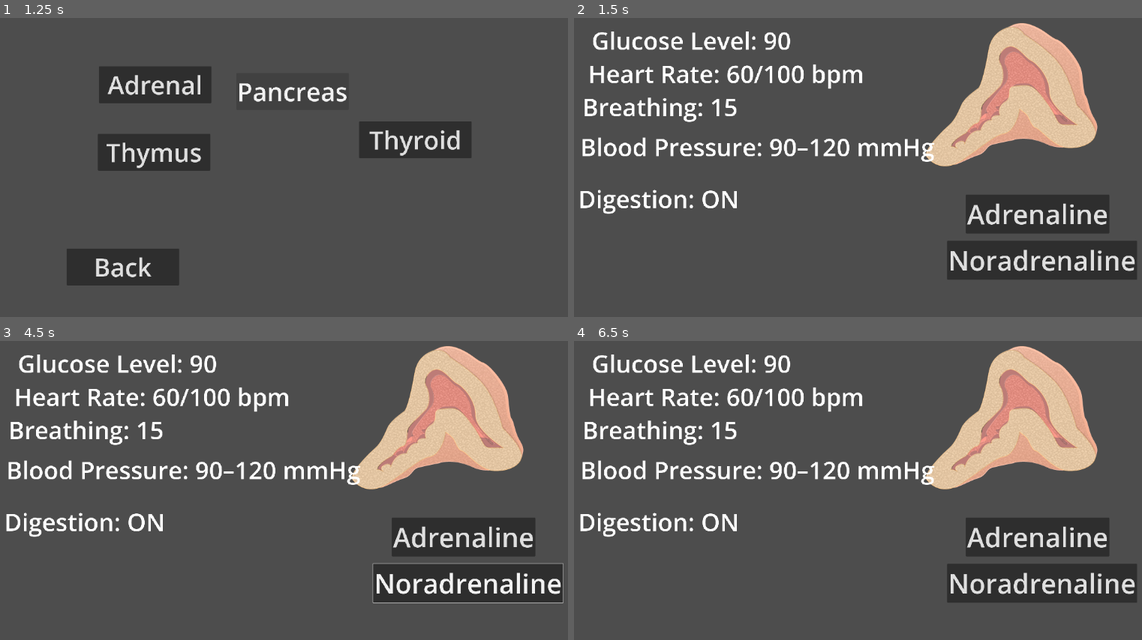
Above: before the commit, frames 1-4 (two rows, left to right).
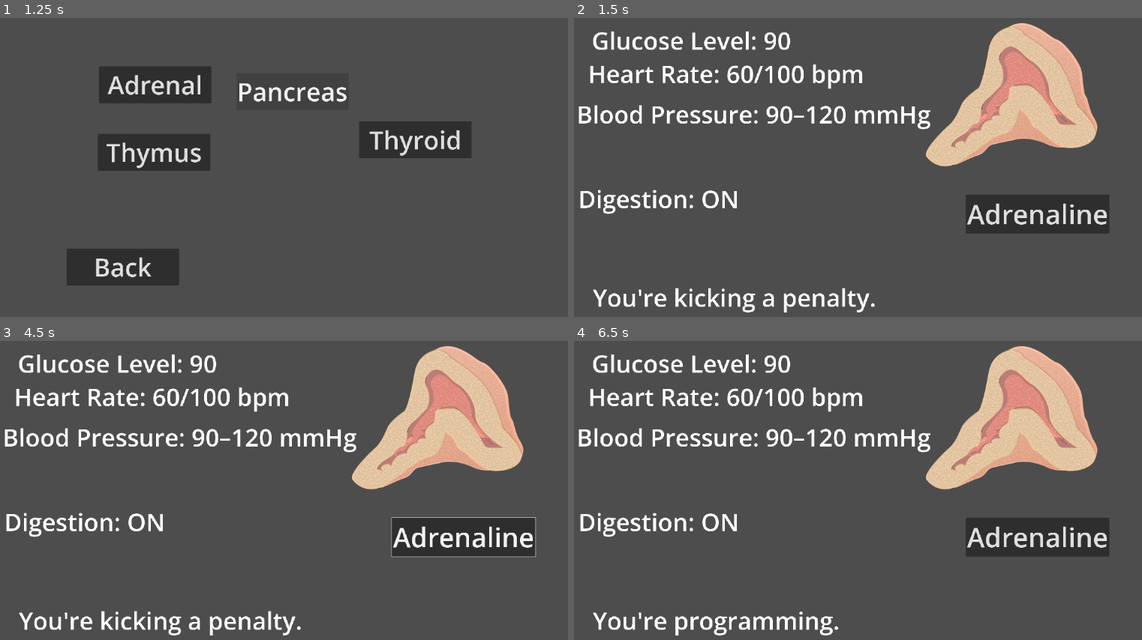
Above: after the commit, the same moments.

Repository: NileKnight1/hormonal-coordination
Game: Godot game, scene res://scenes/main_menu.tscn
Two runs of this game, one before a commit and one after it. Both use one fixed random seed, a clock stepped at 60 frames per second and the inputs below.
Inputs (mouse positions are in pixels of both pictures, inside the frame that each line leads up to):
- Up to frame 1 (1.25 s): click "Play as Gland" at 0.5 s
- Up to frame 2 (1.5 s): click "Adrenal" at 1.25 s
- Up to frame 3 (4.5 s): click "Noradrenaline" (after the commit: "Adrenaline") at 2 s; click "Adrenaline" at 2.75 s; tap Enter at 3.5 s; move the mouse to (431, 478) at 3.52 s; hold Right 3.53-4.28 s; tap Alt at 3.6 s; click (431, 478) at 3.67 s; tap Space at 4.25 s; move the mouse to (181, 511) at 4.27 s; hold Down from 4.28 s (still down); tap Shift at 4.35 s
- Up to frame 4 (6.5 s): tap Enter at 5 s; move the mouse to (931, 418) at 5.02 s; release Down at 5.03 s; hold Right 5.03-5.78 s; tap Alt at 5.1 s; tap Space at 5.75 s; move the mouse to (840, 562) at 5.77 s; hold Up from 5.78 s (still down); tap Shift at 5.85 s; click (840, 562) at 5.92 s

Frame 1 is identical in both runs. In frame 2, 8.6% of the frame differs, in the area x 0-100%, y 26-99%; in frame 3, 9.1%; in frame 4, 8.5%.

Commit message:
i added thyroid control and parathyroid controlling calcium with some affecting events, also added control for adrenaline with various events, you choose whether you secrete or not

Diff:
--- a/scenes/adrenal.tscn
+++ b/scenes/adrenal.tscn
@@ -28,16 +28,6 @@
 theme_override_font_sizes/font_size = 97
 text = "Adrenaline"
 
-[node name="noradrenaline" type="Button" parent="Control" unique_id=180406291]
-layout_mode = 0
-offset_left = 141.0
-offset_top = 134.0
-offset_right = 830.0
-offset_bottom = 275.0
-scale = Vector2(0.53, 0.53)
-theme_override_font_sizes/font_size = 97
-text = "Noradrenaline"
-
 [node name="glucose_level" type="Label" parent="Control" unique_id=712530305]
 layout_mode = 0
 offset_left = -542.00006
@@ -58,27 +48,17 @@
 theme_override_font_sizes/font_size = 80
 text = "Heart Rate: 60/100 bpm"
 
-[node name="breathing" type="Label" parent="Control" unique_id=488124717]
-layout_mode = 0
-offset_left = -560.0
-offset_top = -155.99997
-offset_right = 355.0
-offset_bottom = -45.99997
-scale = Vector2(0.58, 0.58)
-theme_override_font_sizes/font_size = 80
-text = "Breathing: 15"
-
 [node name="blood pressure" type="Label" parent="Control" unique_id=1483066446]
 layout_mode = 0
-offset_left = -564.0
-offset_top = -78.99998
-offset_right = 609.0
-offset_bottom = 31.000023
+offset_left = -571.0
+offset_top = -142.0
+offset_right = 602.0
+offset_bottom = -32.0
 scale = Vector2(0.58, 0.58)
 theme_override_font_sizes/font_size = 80
 text = "Blood Pressure: 90–120 mmHg"
 
-[node name="blood pressure2" type="Label" parent="Control" unique_id=1243480866]
+[node name="digestion" type="Label" parent="Control" unique_id=1243480866]
 layout_mode = 0
 offset_left = -568.0
 offset_top = 20.999985
@@ -88,5 +68,14 @@
 theme_override_font_sizes/font_size = 80
 text = "Digestion: ON"
 
+[node name="event" type="Label" parent="Control" unique_id=693938265]
+layout_mode = 0
+offset_left = -540.0
+offset_top = 211.00002
+offset_right = 633.0
+offset_bottom = 321.0
+scale = Vector2(0.58, 0.58)
+theme_override_font_sizes/font_size = 80
+text = "Nothing right now"
+
 [connection signal="button_down" from="Control/adrenaline" to="." method="_on_adrenaline_button_down"]
-[connection signal="button_down" from="Control/noradrenaline" to="." method="_on_adrenaline_button_down"]
--- a/scenes/thyroid.tscn
+++ b/scenes/thyroid.tscn
@@ -1,8 +1,10 @@
 [gd_scene format=3 uid="uid://cq43y62el81ft"]
 
+[ext_resource type="Script" uid="uid://vc1sp7e4l4kc" path="res://scripts/thyroid.gd" id="1_5o43r"]
 [ext_resource type="Texture2D" uid="uid://dwth37kpviqy4" path="res://assets/6-parathyroid-gland-scaled-e1587283480126-removebg-preview.png" id="1_n8mbt"]
 
 [node name="Node2D" type="Node2D" unique_id=1121657011]
+script = ExtResource("1_5o43r")
 
 [node name="6ParathyroidGlandScaledE1587283480126RemovebgPreview" type="Sprite2D" parent="." unique_id=542691179]
 position = Vector2(-3.0000153, -76)
@@ -37,7 +39,7 @@
 theme_override_font_sizes/font_size = 112
 text = "Parathormone"
 
-[node name="Label" type="Label" parent="Control" unique_id=1658676497]
+[node name="calcium_level" type="Label" parent="Control" unique_id=1658676497]
 layout_mode = 0
 offset_left = -544.99994
 offset_top = -273.0
@@ -46,3 +48,16 @@
 scale = Vector2(0.525, 0.525)
 theme_override_font_sizes/font_size = 109
 text = "Blood Ca⁺²: 9mg/dL"
+
+[node name="status" type="Label" parent="Control" unique_id=755735251]
+layout_mode = 0
+offset_left = -511.0
+offset_top = 173.0
+offset_right = 637.0
+offset_bottom = 362.0
+scale = Vector2(0.535, 0.535)
+theme_override_font_sizes/font_size = 118
+text = "Player is nothing."
+
+[connection signal="button_down" from="Control/calcitonin" to="." method="_on_calcitonin_button_down"]
+[connection signal="button_down" from="Control/parathormone" to="." method="_on_parathormone_button_down"]
--- a/scripts/adrenal.gd
+++ b/scripts/adrenal.gd
@@ -1,16 +1,63 @@
 extends Node2D
 
 
-var glucose_level = 90
+var glucose_level = 85
+var cur_event
+@onready var event = $Control/event
+
+func _ready() -> void:
+	run()
 
 
-func _ready() -> void:
-	pass # Replace with function body.
+var list1 = [
+	"A tiger is attacking you.",
+	"Earthquake is happening.",
+	"Your house is on fire.",
+	"You're being chased by a robber."
+]
 
+var list2 = [
+	"You're in final exam.",
+	"You're giving a presentaion.",
+	"You're in a boxing match.",
+	"You're kicking a penalty."
+]
 
-func _process(delta: float) -> void:
-	pass
+var list3 = [
+	"You're reading a book.",
+	"You're programming.",
+	"You're eating dinner",
+	"You're drawing."
+]
 
+var list4 = [
+	"You're sleeping.",
+	"You're having a braing surgery.",
+	"You're meditating",
+	"You're relaxing",
+
+]
+
+func death():
+	print("You're dead.")
 
 func _on_adrenaline_button_down() -> void:
 	print("hoho")
+
+func run():
+
+	while 1:
+		var tempx = randi_range(0,3)
+		var tempy = randi_range(0,3)
+		cur_event = tempx
+
+		match tempx:
+			0:
+				event.text = list1[tempy]
+			1:
+				event.text = list2[tempy]
+			2:
+				event.text = list3[tempy]
+			3:
+				event.text = list4[tempy]
+		await get_tree().create_timer(5).timeout
--- /dev/null
+++ b/scripts/thyroid.gd
@@ -0,0 +1,68 @@
+extends Node2D
+
+var calcium_level = 0
+@onready var status = $Control/status
+
+func change_calcium(x):
+	calcium_level += x
+	$Control/calcium_level.text = "Blood Calcium Level: %.1f mg/dL" % calcium_level
+
+	if calcium_level < 7:
+		death()
+	if calcium_level > 12.5:
+		death()
+
+func death():
+	print("You're dead.")
+
+func _ready() -> void:
+	change_calcium(9.5)
+	run()
+	pass
+
+func run():
+	await get_tree().create_timer(3).timeout
+	while 1:
+		await get_tree().create_timer(2).timeout
+		var temp = randi_range(0,3)
+
+		match temp:
+			0:
+				await milk()
+			1:
+				await cheese()
+			2:
+				await exercise()
+			3:
+				await urination()
+
+
+func _on_calcitonin_button_down() -> void:
+	change_calcium(-0.2)
+
+
+func _on_parathormone_button_down() -> void:
+	change_calcium(0.2)
+
+func milk():
+	status.text = "Player drank milk."
+	await get_tree().create_timer(1).timeout
+	change_calcium(0.6)
+
+func cheese():
+	status.text = "Player ate cheese."
+	await get_tree().create_timer(1).timeout
+
+	change_calcium(0.4)
+
+func exercise():
+	status.text = "Player did exercise."
+	await get_tree().create_timer(1).timeout
+
+	change_calcium(-0.3)
+
+func urination():
+	status.text = "Player has excessive urination."
+	await get_tree().create_timer(1).timeout
+
+	change_calcium(-0.2)
Not shown, added: scripts/thyroid.gd.uid
